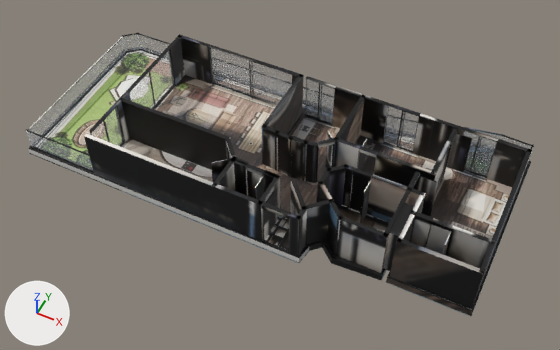
An edit to the glTF model akasya-3d/kent-41/model.glb, drawn before and after from the same camera.
The view is the same before and after, from a camera (50 mm lens) standing at (10.5, -20.9, 24.8) and looking at (0.6, -1.0, -0.1). The axes (+X, +Y, +Z) are drawn at lower left. The lights are the same throughout. The first picture is the older version. Where no turn or scale is listed for an object, it has been applied to the vertices. Vertices at exactly the same position are counted once.

The older version as bpy lines, for what is in view:
```python
me_mesh_0 = bpy.data.meshes.new('Mesh_0')
me_mesh_0.from_pydata(...)  # 4410 vertices, 8188 faces; spans x 0.0..20.2, y -9.4..0.0, z 0.0..2.6
me_mesh_0.materials.append(mat_baked)
me_mesh_14 = bpy.data.meshes.new('Mesh_14')
me_mesh_14.from_pydata(...)  # a box spanning x 5.28..9.51, y -2.0..-1.98, z 0.36..2.61
me_mesh_14.materials.append(mat_glass_rt)  # white #edf3f9
me_mesh_16 = bpy.data.meshes.new('Mesh_16')
me_mesh_16.from_pydata(...)  # a box spanning x 14.0..15.41, y -2.0..-1.98, z 0.36..2.61
me_mesh_16.materials.append(mat_glass_rt)  # white #edf3f9
ob_mesh_0 = bpy.data.objects.new('Mesh_0', me_mesh_0)
ob_mesh_0.location = (-10.15, 4.78, -0.36)
ob_mesh_14 = bpy.data.objects.new('Mesh_14', me_mesh_14)
ob_mesh_14.location = (-10.15, 4.78, -0.36)
ob_mesh_16 = bpy.data.objects.new('Mesh_16', me_mesh_16)
ob_mesh_16.location = (-10.15, 4.78, -0.36)
# also in view: 'Mesh_4' at (-9.9, -0.8, 0.5); 'Mesh_2' at (-8.2, -4.5, 0.5); 'Mesh_15' at (0.7, 2.8, 1.1); 'Mesh_17' at (7.9, 2.8, 1.1); 'Mesh_12' at (-6.5, 0.2, 1.1)
```
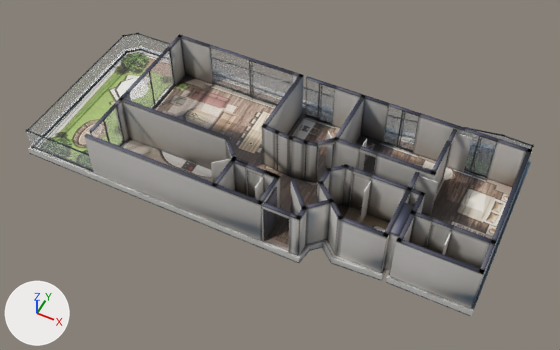
Edits to the bpy script that builds the scene:
```text
Change me_mesh_0:
    used by ob_mesh_0; location = (-10.15, 4.78, -0.36)
    remove me_mesh_0.from_pydata(...)  # 4410 vertices, 8188 faces; spans x 0.0..20.2, y -9.4..0.0, z 0.0..2.6
    add me_mesh_0.from_pydata(...)  # 3170 vertices, 5708 faces; spans x 0.0..20.2, y -9.4..0.0, z 0.0..2.6
    me_mesh_0 part 1: 18 vertices moved within x 3.8..16.4, y -9.3..-1.9, z 0.0..0.4; 1240 vertices removed from x 3.5..20.2, y -9.4..-1.8, z 0.0..0.4
    me_mesh_0 part 2: 1651 kept faces spanning x 0.0..20.2, y -9.4..0.0, z 0.0..2.6 get new texture (UV) coordinates
```

Location of each change, [x1, y1, x2, y2] in pixels of the pictures (560 x 350 px):
part 1 of me_mesh_0, reshaped: before [28, 74, 531, 312]; after [33, 134, 423, 256]
part 2 of me_mesh_0, surface changed: [26, 35, 529, 316] in both
